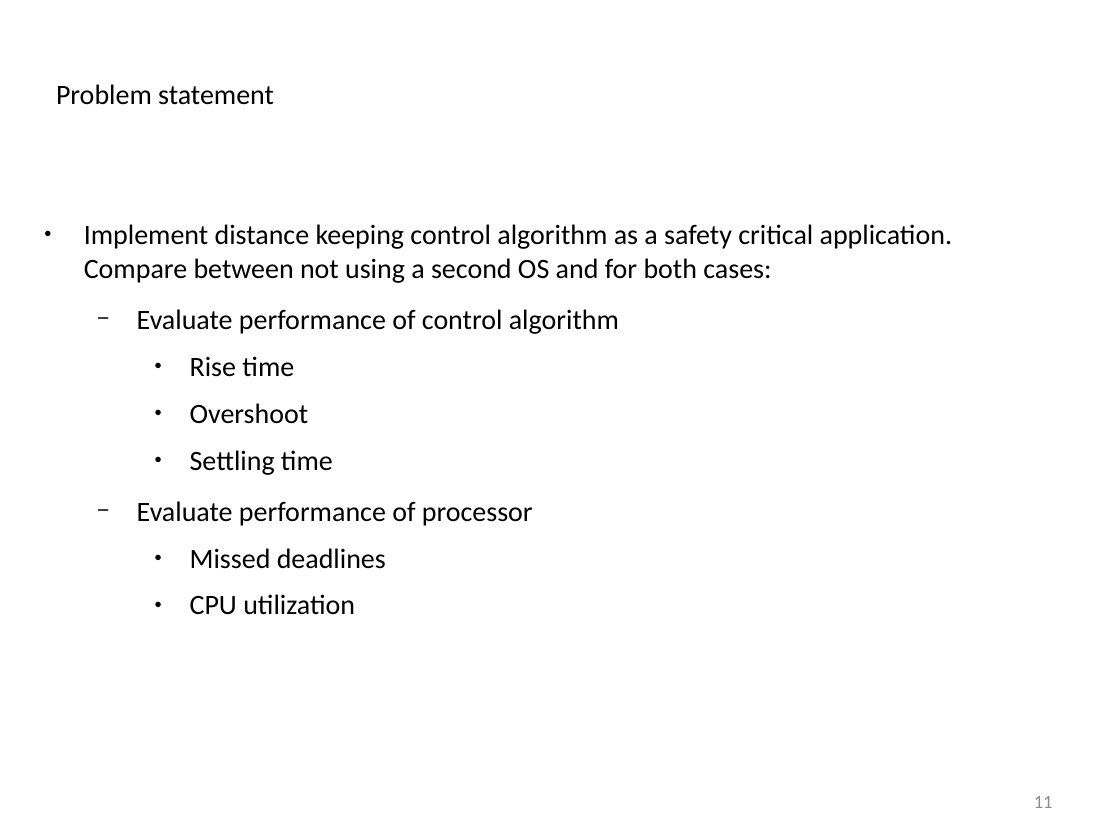
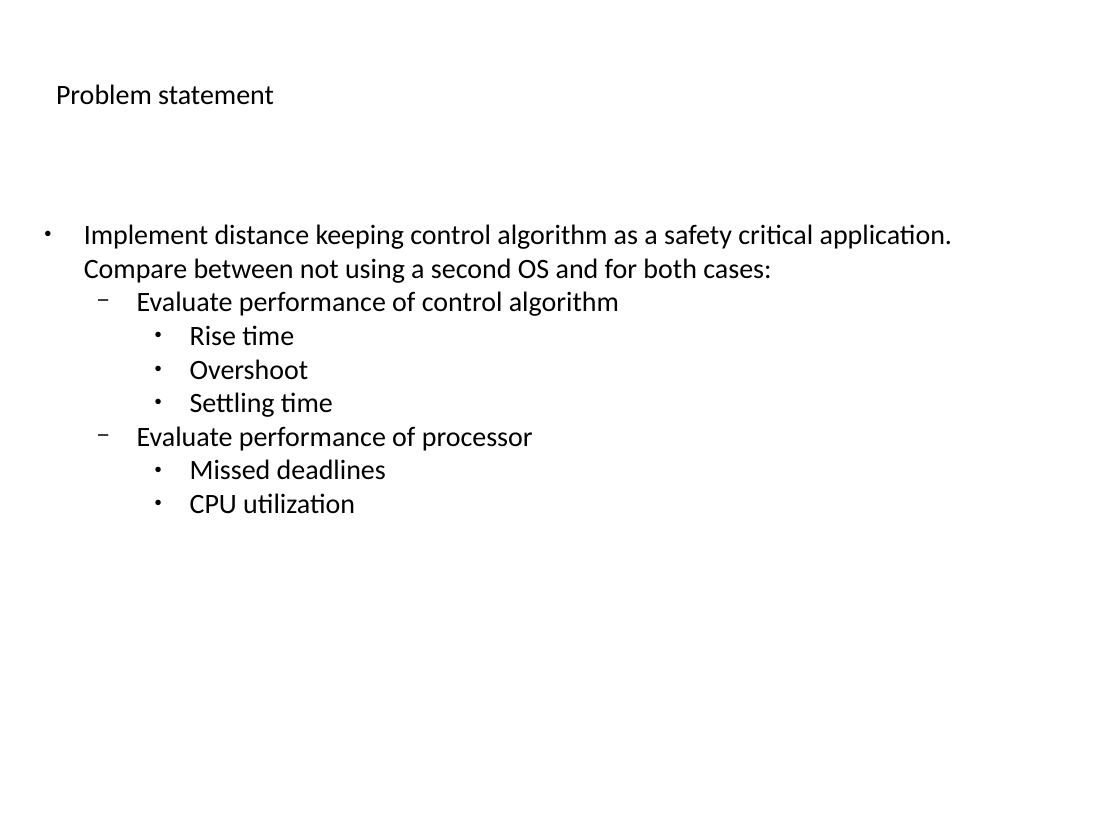
Before and after one commit to afcmrp/exjobb, a slide deck: slide 12 of Admin/presentation_20170317.odp (slide 11 before the commit). Drawn at 1120x840 pixels with LibreOffice and Linux fonts; fonts in the diff are those of the drawing; background and template pictures are left out. Boxes give left, top, right and bottom in pixels: in the first picture for what was removed or moved away, otherwise in the second. Text is boxed around its words. In the diff, an @@ line names an element or a change of style, - is before the commit and + after.

```diff
--- a/Admin/presentation_20170317.odp
+++ b/Admin/presentation_20170317.odp
@@ text "Implement distance keeping control algorithm ..." at [84, 224, 952, 514]: less space between paragraphs @@
@@ page number removed at [1034, 796, 1053, 808] @@
-11
```
Also in this commit, not shown: 13 other slides changed, 1 slide added.
